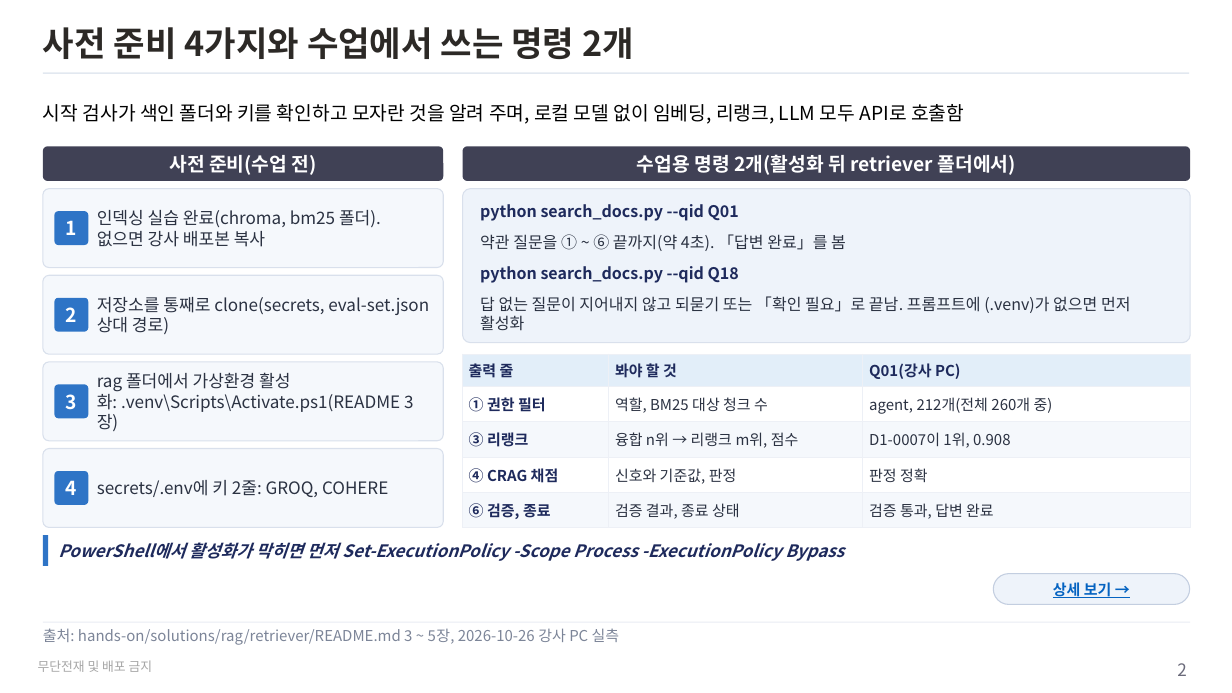
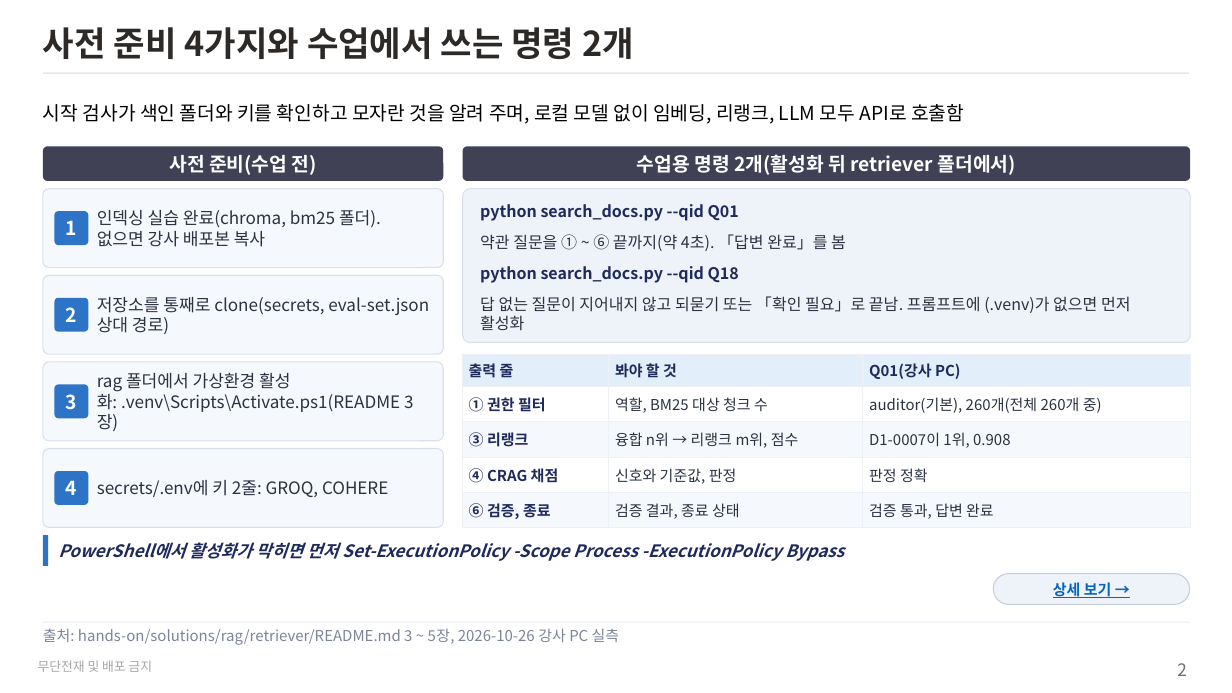
Before and after one commit to unicorn-campus/hybrid-ai, a slide deck: slide 2 of teacher/plan/rag-search-실습가이드.pptx. Drawn at 1232x693 pixels with LibreOffice and Linux fonts; fonts in the diff are those of the drawing. Boxes give left, top, right and bottom in pixels: in the first picture for what was removed or moved away, otherwise in the second. Text is boxed around its words. In the diff, an @@ line names an element or a change of style, - is before the commit and + after.

```diff
--- a/teacher/plan/rag-search-실습가이드.pptx
+++ b/teacher/plan/rag-search-실습가이드.pptx
@@ table at [463, 354, 1190, 523] @@
-row 2, column 3: agent, 212개(전체 260개 중)
+row 2, column 3: auditor(기본), 260개(전체 260개 중)
```
Also in this commit, not shown: 5 other files.
